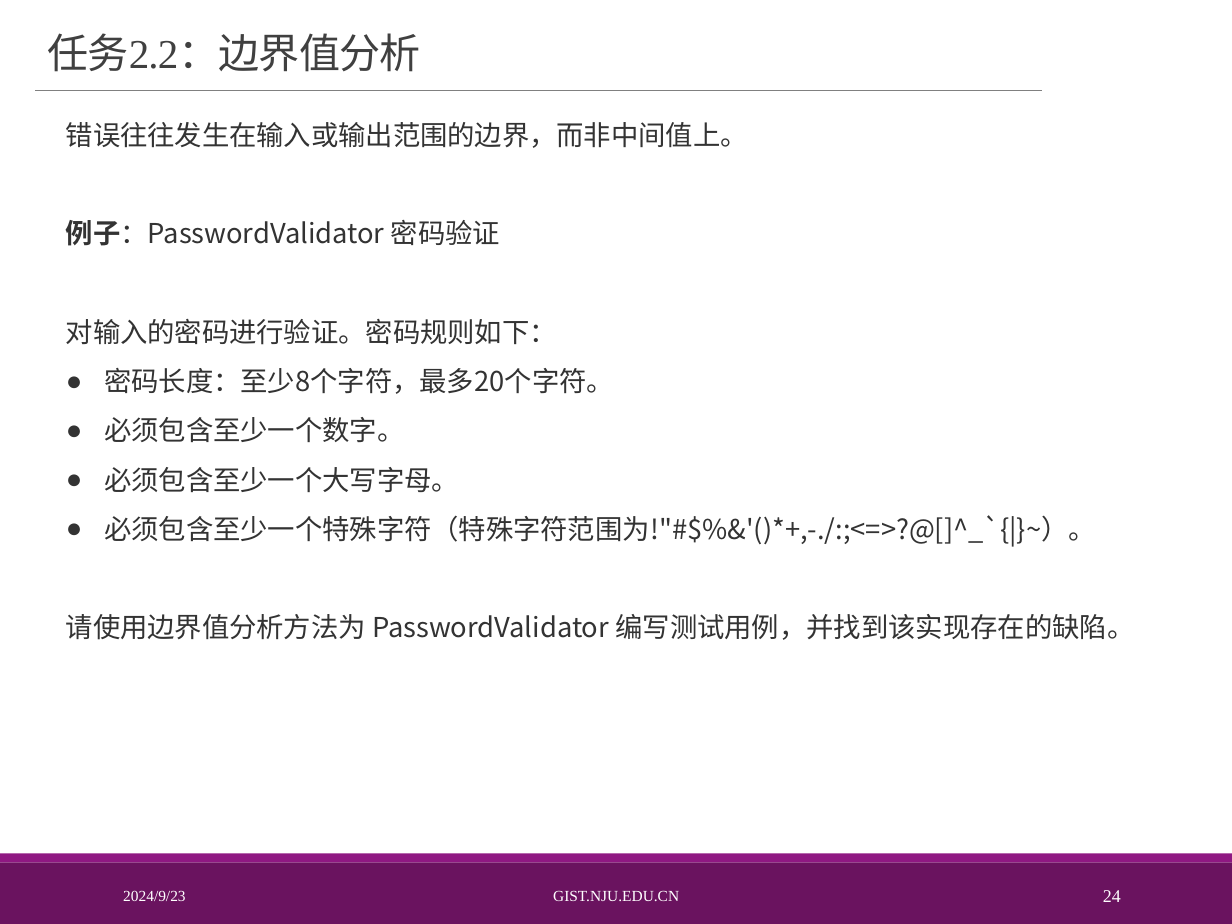
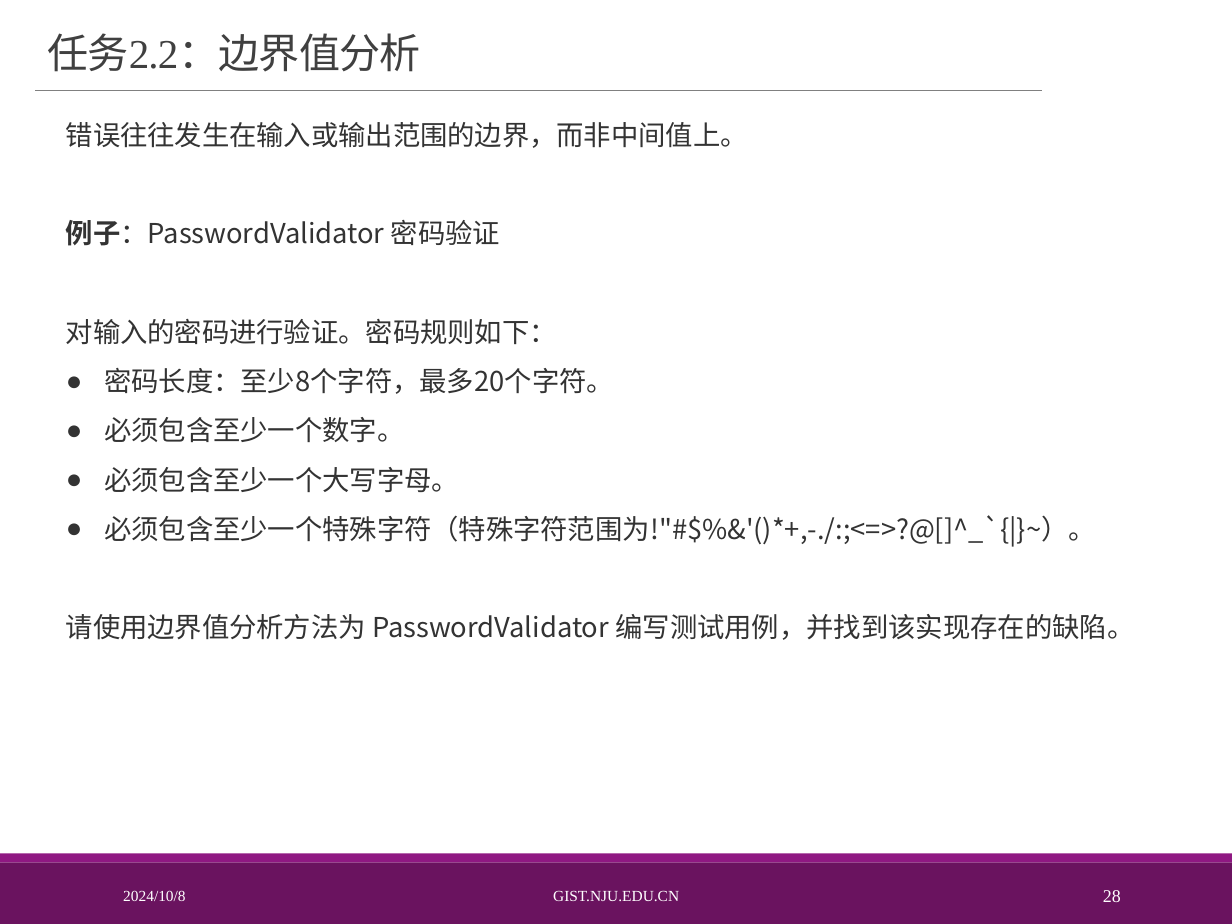
Before and after one commit to baoheipojis/softwareTestingExperiment, a slide deck: slide 28 of 软件测试实验1 2.pptx (slide 24 before the commit). Drawn at 1232x924 pixels with LibreOffice and Linux fonts; fonts in the diff are those of the drawing; background and template pictures are left out. Boxes give left, top, right and bottom in pixels: in the first picture for what was removed or moved away, otherwise in the second. Text is boxed around its words. In the diff, an @@ line names an element or a change of style, - is before the commit and + after.

```diff
--- a/软件测试实验1 2.pptx
+++ b/软件测试实验1 2.pptx
@@ text at [123, 890, 185, 901]: text changed @@
-2024/9/23
+2024/10/8
@@ page number at [1103, 890, 1121, 902]: text changed @@
-24
+28
```
Also in this commit, not shown: 23 other slides changed, 6 slides added, 11 other files.
